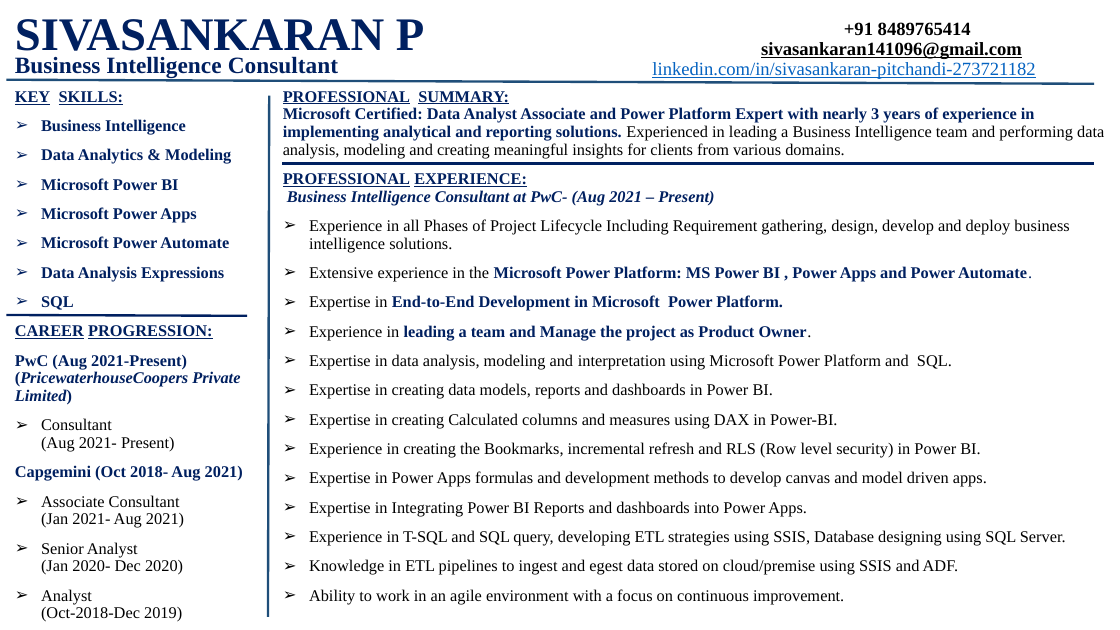
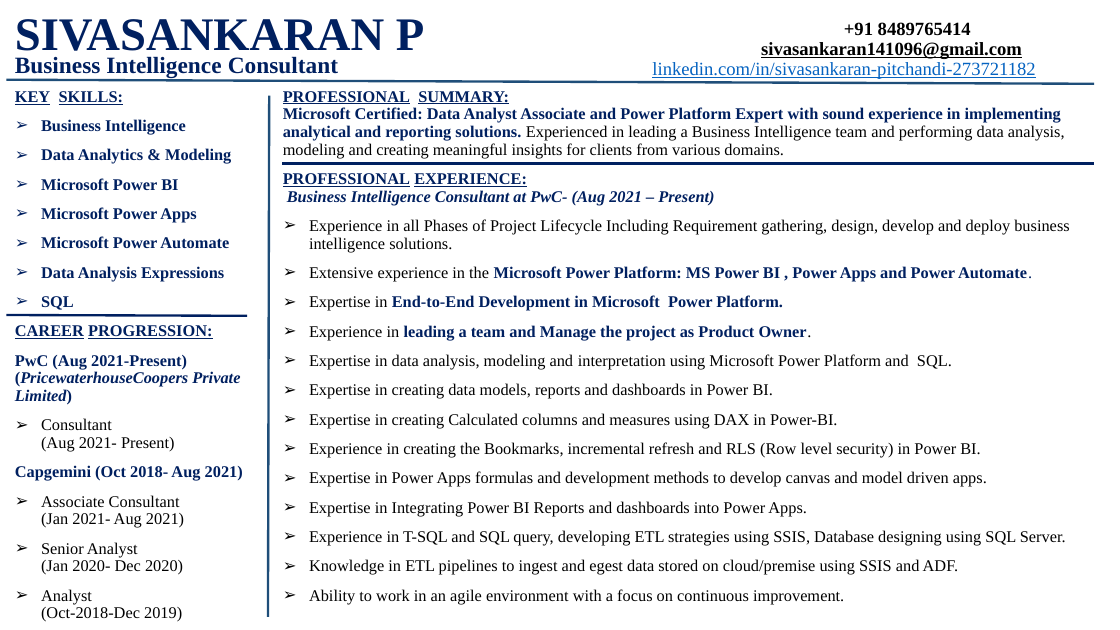
Before and after one commit to Siva141096/content, a slide deck: slide 1 of Sivasankaran BI Consultant.pptx. Drawn at 1120x630 pixels with LibreOffice and Linux fonts; fonts in the diff are those of the drawing. Boxes give left, top, right and bottom in pixels: in the first picture for what was removed or moved away, otherwise in the second. Text is boxed around its words. In the diff, an @@ line names an element or a change of style, - is before the commit and + after.

```diff
--- a/Sivasankaran BI Consultant.pptx
+++ b/Sivasankaran BI Consultant.pptx
@@ text at (x1=283, y1=91, x2=1065, y2=159): text changed @@
-PROFESSIONAL SUMMARY:
-Microsoft Certified: Data Analyst Associate and Power Platform Expert with nearly 3 years of experience in implementing analytical and reporting solutions. Experienced in leading a Business Intelligence team and performing data analysis, modeling and creating meaningful insights for clients from various domains.
+PROFESSIONAL SUMMARY:
+Microsoft Certified: Data Analyst Associate and Power Platform Expert with sound experience in implementing analytical and reporting solutions. Experienced in leading a Business Intelligence team and performing data analysis, modeling and creating meaningful insights for clients from various domains.
```
Also in this commit, not shown: 1 other file.
